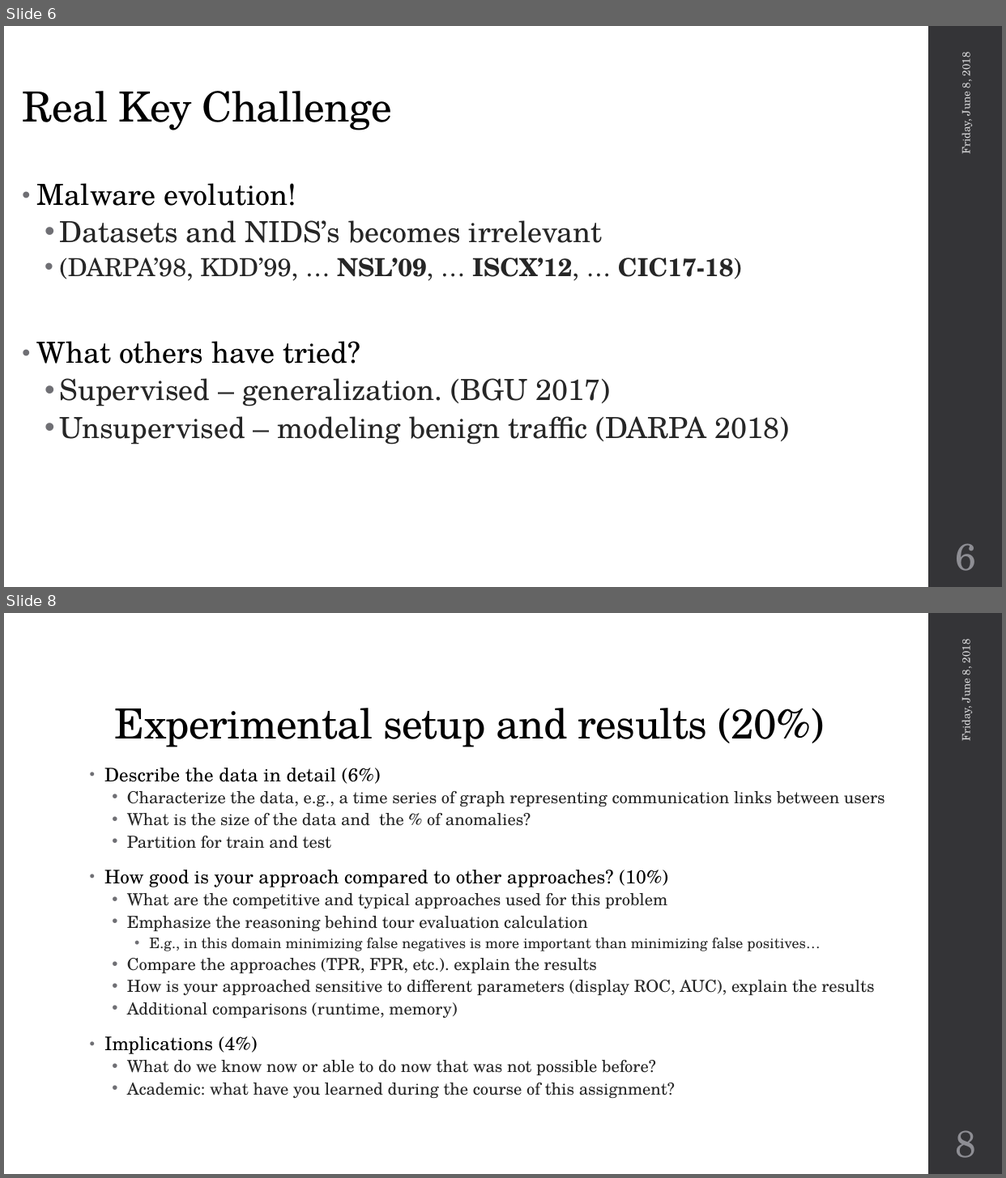
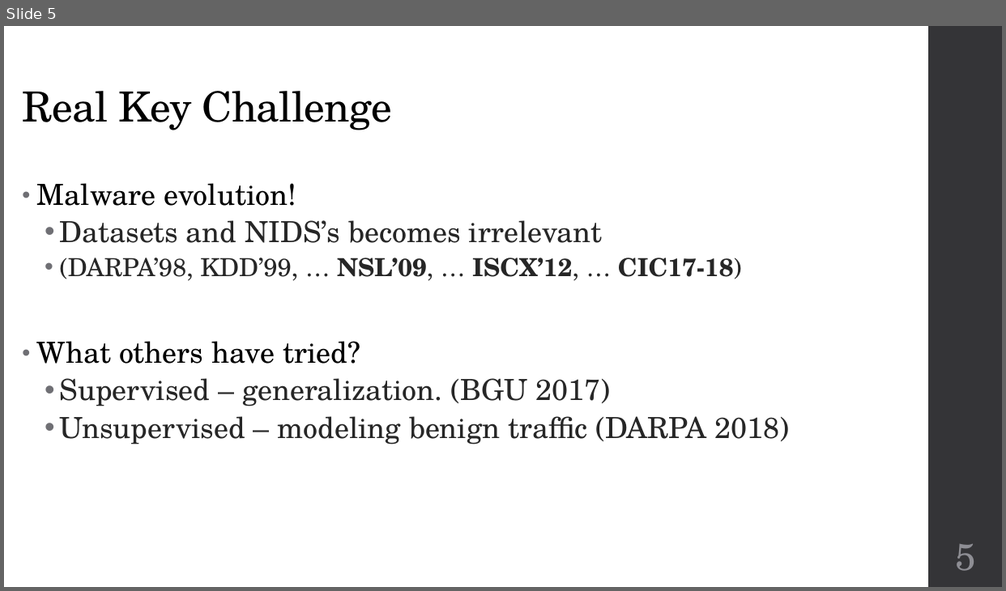
Before and after one commit to omerza/AnomalyDetection, a slide deck: omer_aryeh.pptx. Shown one above the other, each under a label of ours: slides 6 and 8 before the commit, slide 5 after it; the slides between them are not shown. The pictures are 1006x1178 and 1006x591 pixels, drawn with LibreOffice and Linux fonts; fonts in the diff are those of the drawing; background and template pictures are left out. Boxes give left, top, right and bottom in pixels: in the first picture for what was removed or moved away, otherwise in the second. Text is boxed around its words. In the diff, an @@ line names an element or a change of style, - is before the commit and + after.

```diff
--- a/omer_aryeh.pptx
+++ b/omer_aryeh.pptx
@@ slide 8 removed at (4,613,1002,1174), background #FFFFFF; not listed: 1 template element that a slide beside it also shows @@
@@ text removed at (957,641,974,741) @@
-Friday, June 8, 2018
@@ title removed at (115,708,824,747) @@
-Experimental setup and results (20%)
@@ text removed at (104,768,885,1098) @@
-• Describe the data in detail (6%)
-  • Characterize the data, e.g., a time series of graph representing communication links between users
-  • What is the size of the data and the % of anomalies?
-  • Partition for train and test
-• How good is your approach compared to other approaches? (10%)
-  • What are the competitive and typical approaches used for this problem
-  • Emphasize the reasoning behind tour evaluation calculation
-    • E.g., in this domain minimizing false negatives is more important than minimizing false positives…
-  • Compare the approaches (TPR, FPR, etc.). explain the results
-  • How is your approached sensitive to different parameters (display ROC, AUC), explain the results
-  • Additional comparisons (runtime, memory)
-• Implications (4%)
-  • What do we know now or able to do now that was not possible before?
-  • Academic: what have you learned during the course of this assignment?
@@ page number removed at (955,1131,976,1158) @@
-8
@@ what was slide 6 is now slide 5 @@
@@ slide 5 changed as well @@
@@ text removed at (957,54,974,154) @@
-Friday, June 8, 2018
@@ page number at (955,544,976,571): text changed @@
-6
+5
```
Also in this commit, not shown: 4 other slides changed, 6 slides added, 3 other slides removed.
